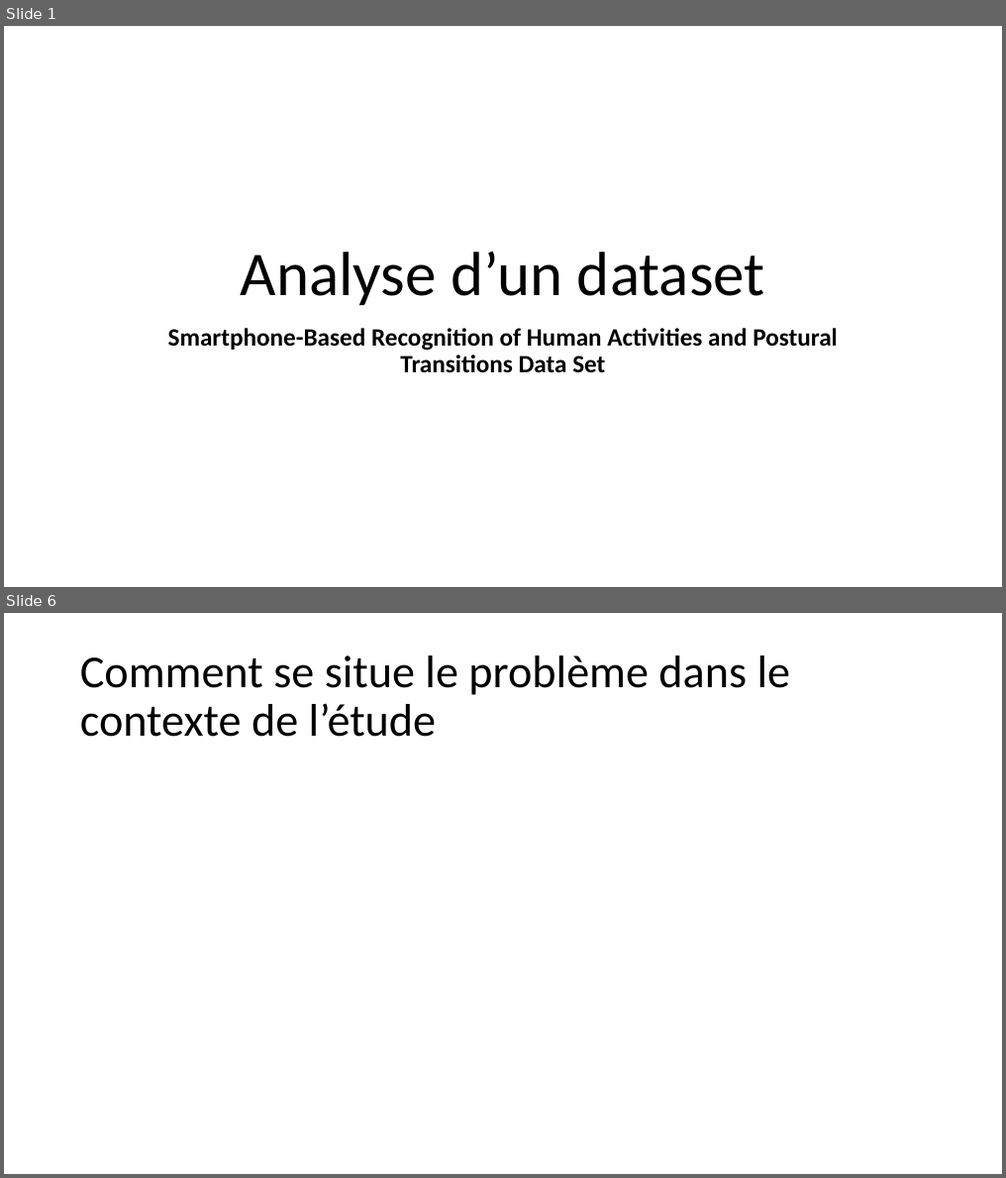
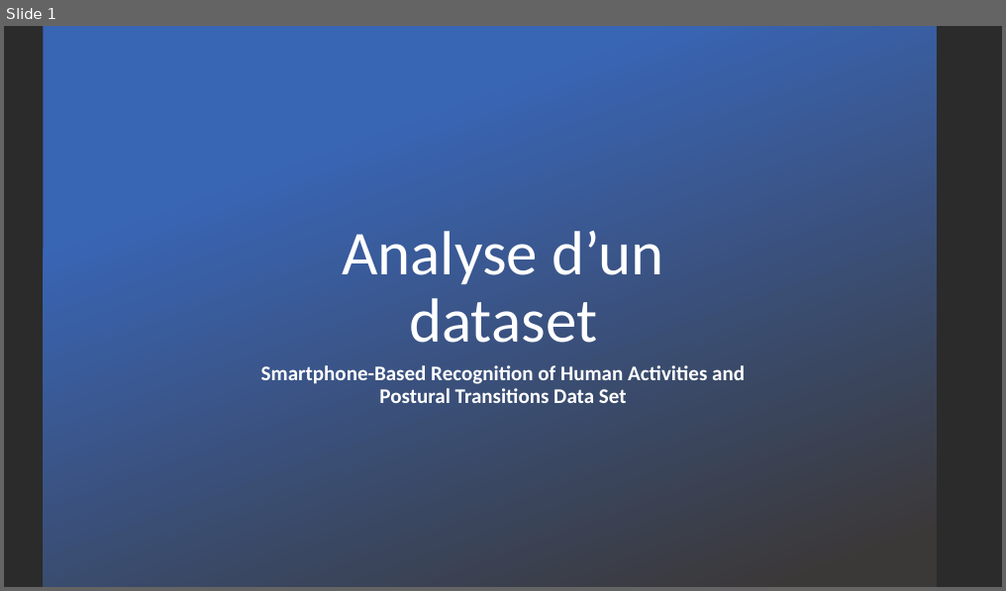
Before and after one commit to EmmanuelVey94/PythonForDataAnalysis, a slide deck: contexte.pptx. Shown one above the other, each under a label of ours: slides 1 and 6 before the commit, slide 1 after it; the slides between them are not shown. The pictures are 1006x1178 and 1006x591 pixels, drawn with LibreOffice and Linux fonts; fonts in the diff are those of the drawing; background and template pictures are left out; a plain dark background stands for a picture behind light text. Boxes give left, top, right and bottom in pixels: in the first picture for what was removed or moved away, otherwise in the second. Text is boxed around its words. In the diff, an @@ line names an element or a change of style, - is before the commit and + after.

```diff
--- a/contexte.pptx
+++ b/contexte.pptx
@@ slide 6 removed at <box>4,613,1002,1174</box>, background #FFFFFF @@
@@ title removed at <box>80,656,791,737</box> @@
-Comment se situe le problème dans le contexte de l’étude
@@ slide 1 changed as well @@
@@ background #FFFFFF to picture (left out) @@
@@ rectangle added at <box>43,26,936,587</box>, fill gradient #3965B5 to #3B3838 @@
@@ title "Analyse d’un dataset": place and size @@
-title "Analyse d’un dataset" at <box>241,251,765,305</box>
+title "Analyse d’un dataset" at <box>342,231,664,343</box>
@@ title "Analyse d’un dataset" at <box>342,231,664,343</box>: text colour #000000 to #FFFFFF @@
@@ subtitle "Smartphone-Based Recognition of Human Activities ...": place and size @@
-subtitle "Smartphone-Based Recognition of Human Activities ..." at <box>168,328,838,373</box>
+subtitle "Smartphone-Based Recognition of Human Activities ..." at <box>261,366,745,403</box>
@@ subtitle "Smartphone-Based Recognition of Human Activities ..." at <box>261,366,745,403</box>: size 24 to 20 pt, text colour #000000 to #FFFFFF @@
```
Also in this commit, not shown: 3 other slides changed, 3 slides added, 1 other slide removed.
